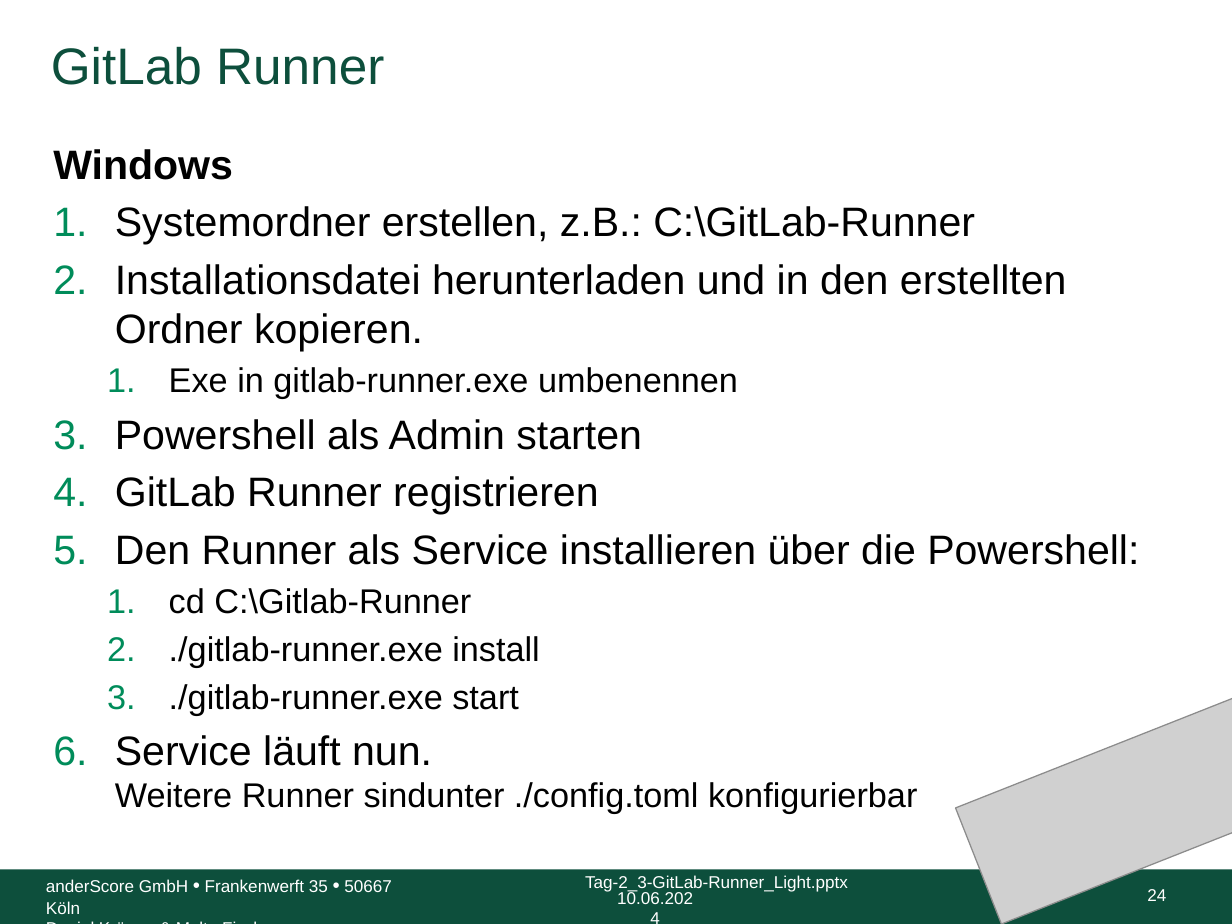
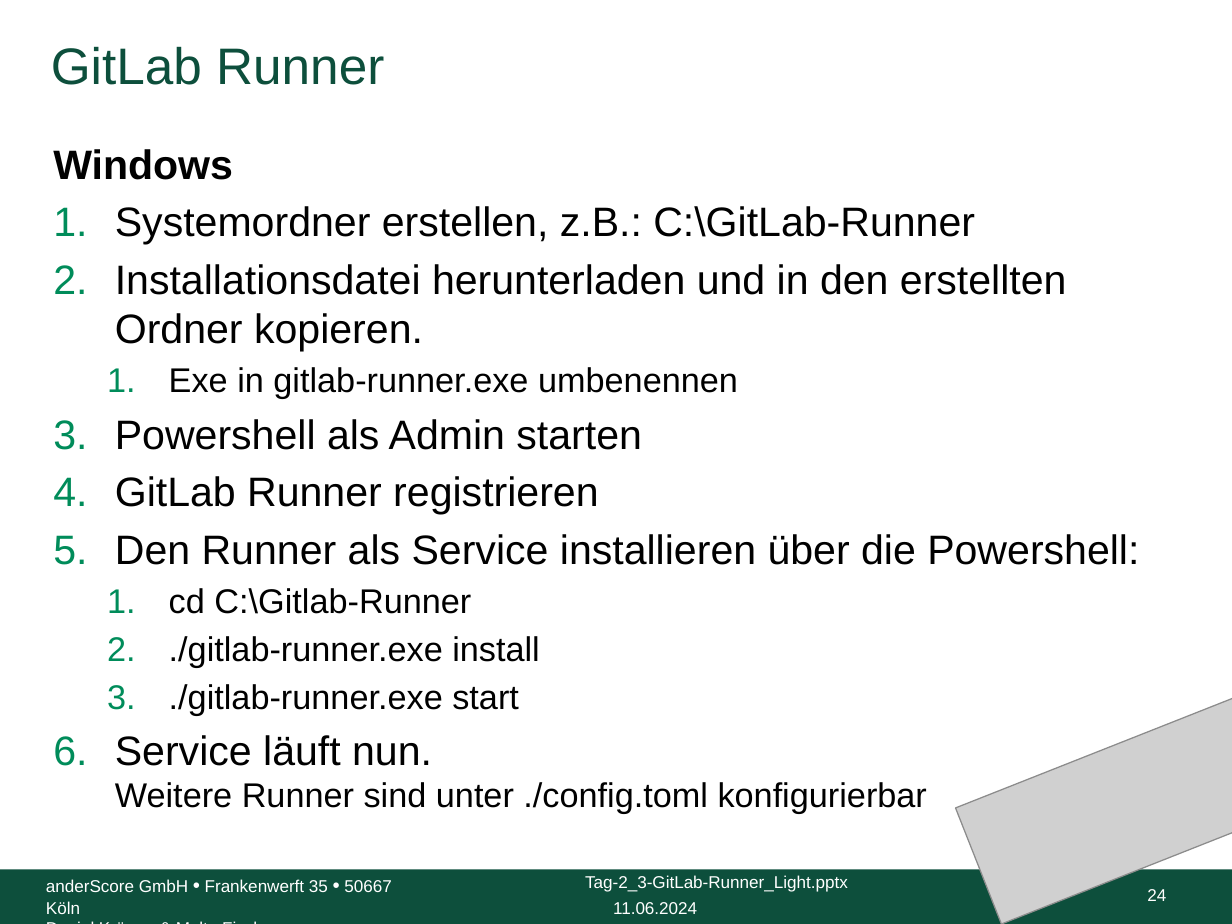
Before and after one commit to anderscore-gmbh/gitlab, a slide deck: slide 24 of slides/Tag-2_3-GitLab-Runner_Light.pptx. Drawn at 1232x924 pixels with LibreOffice and Linux fonts; fonts in the diff are those of the drawing; grey boxes stand for pictures; background and template pictures are left out. Boxes give left, top, right and bottom in pixels: in the first picture for what was removed or moved away, otherwise in the second. Text is boxed around its words. In the diff, an @@ line names an element or a change of style, - is before the commit and + after.

```diff
--- a/slides/Tag-2_3-GitLab-Runner_Light.pptx
+++ b/slides/Tag-2_3-GitLab-Runner_Light.pptx
@@ text at bbox=[115, 735, 927, 814]: spaces changed @@
-6. Service läuft nun.
-   Weitere Runner sindunter ./config.toml konfigurierbar
+6. Service läuft nun.
+   Weitere Runner sind unter ./config.toml konfigurierbar
@@ text at bbox=[613, 902, 697, 914]: text changed @@
-10.06.2024
+11.06.2024
```
Also in this commit, not shown: 98 other slides changed, 1 other file.
